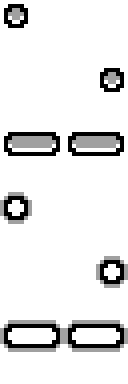
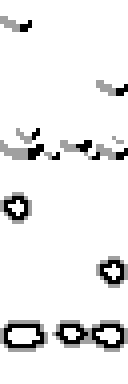
Layers edited between the first and the second w=128, h=384 image:
added layer "Rocks Right Sunken" above "Obstacle Right Sunken #1" over [96, 256, 112, 288]
hid "Obstacle Right Sunken #1" over [96, 256, 112, 288]
added layer "Rocks Left Sunken" above "Obstacle Left Sunken #1" over [0, 192, 16, 224]
hid "Obstacle Left Sunken #1" over [0, 192, 16, 224]
added layer "Rocks Full Sunken" above "Obstacle Full Sunken" over [32, 320, 108, 352]
hid "Obstacle Full Sunken" over [32, 320, 108, 352]
added layer "Rocks Full v2" above "Rocks Full" over [0, 128, 128, 160]
hid "Obstacle Full" over [0, 128, 128, 160]
added layer "Rocks Right" above "Obstacle Right" over [96, 68, 128, 96]
hid "Obstacle Right" over [96, 68, 128, 96]
added layer "Rocks Left" above "Obstacle Left" over [0, 4, 32, 32]
hid "Obstacle Left" over [0, 4, 32, 32]
